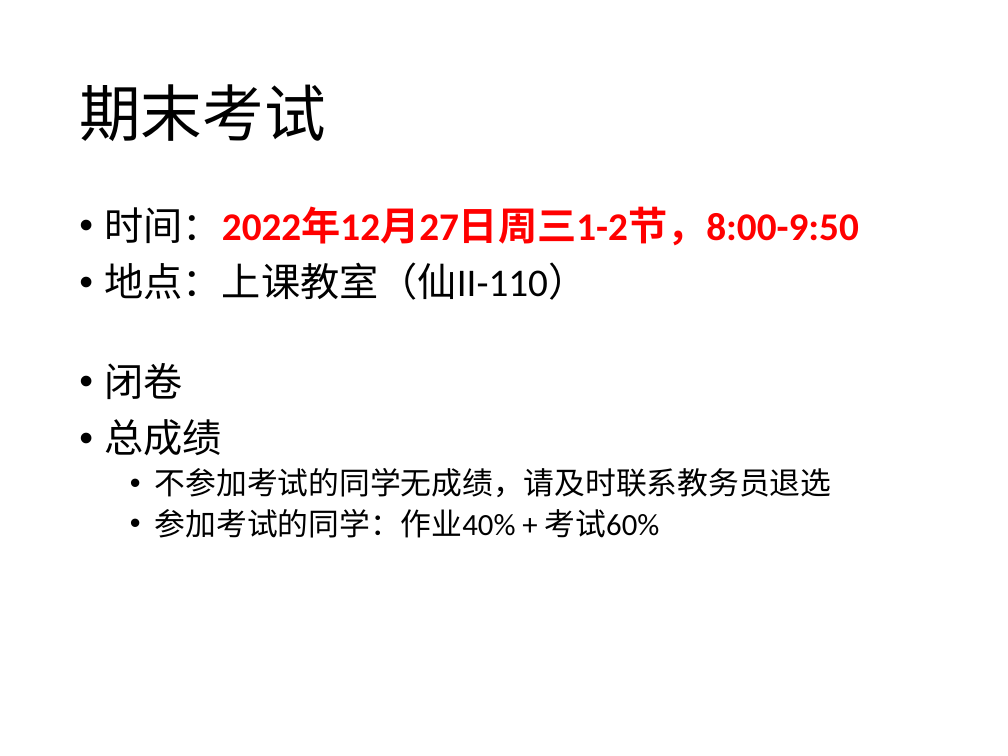
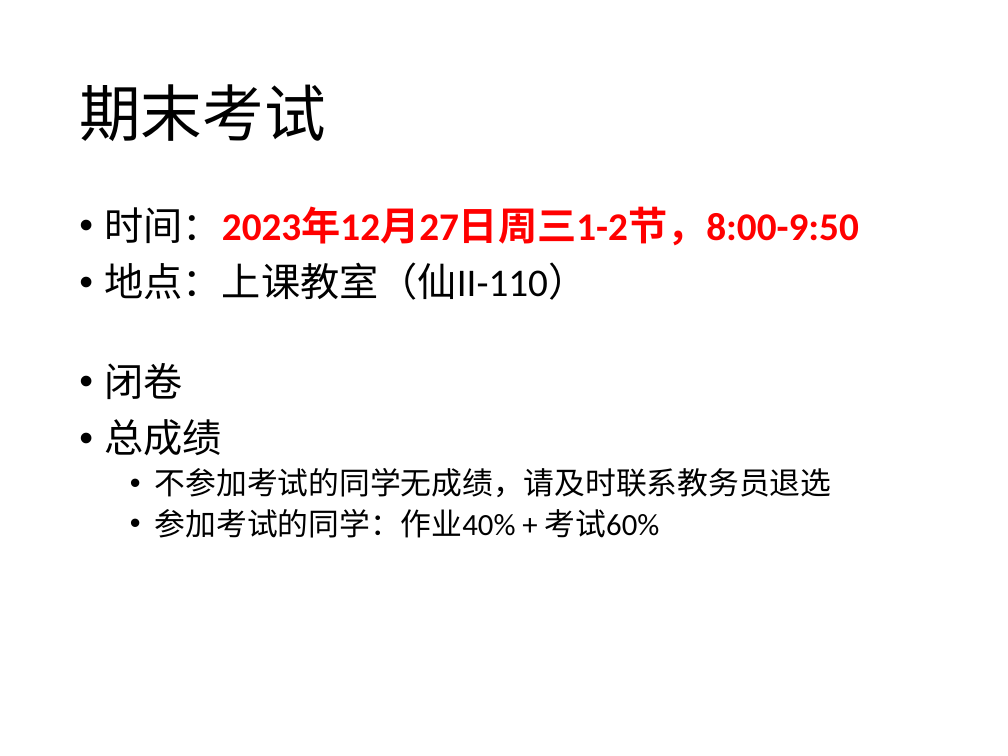
Before and after one commit to hongjin-liang/hongjin-liang.github.io, a slide deck: slide 2 of teaching/semantics/09_review.pptx. Drawn at 1008x756 pixels with LibreOffice and Linux fonts; fonts in the diff are those of the drawing. Boxes give left, top, right and bottom in pixels: in the first picture for what was removed or moved away, otherwise in the second. Text is boxed around its words. In the diff, an @@ line names an element or a change of style, - is before the commit and + after.

```diff
--- a/teaching/semantics/09_review.pptx
+++ b/teaching/semantics/09_review.pptx
@@ text at bbox=[105, 206, 859, 245]: text changed @@
-• 时间：2022年12月27日周三1-2节，8:00-9:50
+• 时间：2023年12月27日周三1-2节，8:00-9:50
```
Also in this commit, not shown: 1 other file.
